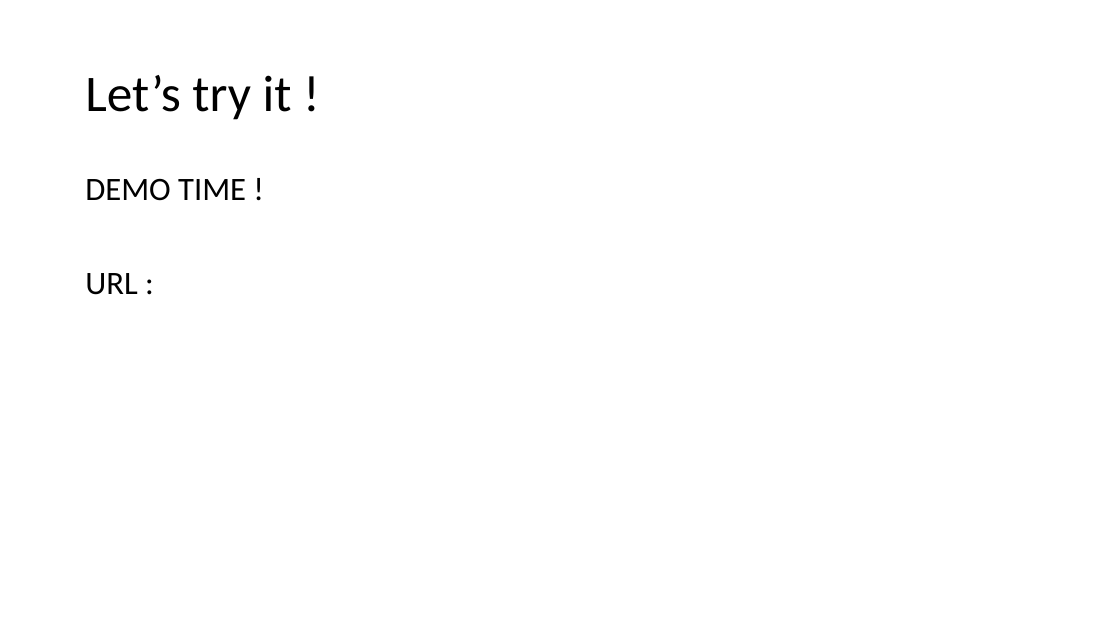
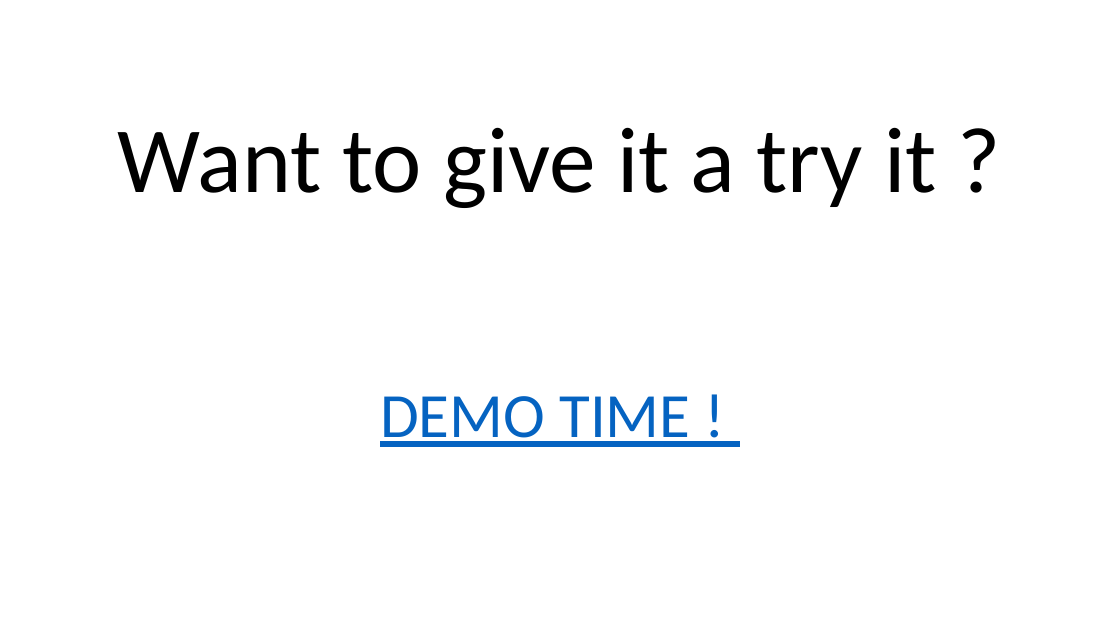
Before and after one commit to louis-md/hangman, a slide deck: slide 10 of Presentation1.pptx (slide 7 before the commit). Drawn at 1120x630 pixels with LibreOffice and Linux fonts; fonts in the diff are those of the drawing. Boxes give left, top, right and bottom in pixels: in the first picture for what was removed or moved away, otherwise in the second. Text is boxed around its words. In the diff, an @@ line names an element or a change of style, - is before the commit and + after.

Commit message:
Final version of presentation

```diff
--- a/Presentation1.pptx
+++ b/Presentation1.pptx
@@ title removed at <box>85,75,292,120</box> @@
-Let’s try it !
@@ text "Want to give it a ...": place and size @@
-text "Want to give it a ..." at <box>85,178,246,295</box>
+text "Want to give it a ..." at <box>118,127,937,447</box>
@@ text at <box>118,127,937,208</box>: paragraph added @@
+Want to give it a try it ?
@@ text at <box>85,273,137,295</box>: paragraph removed @@
-URL :
@@ text at <box>380,396,690,447</box>: size 28 to 54 pt, text colour #000000 to #0563C1, underline on in "DEMO TIME !"; alignment left to centre @@
```
Also in this commit, not shown: 2 other slides changed, 7 slides added, 4 slides removed.
